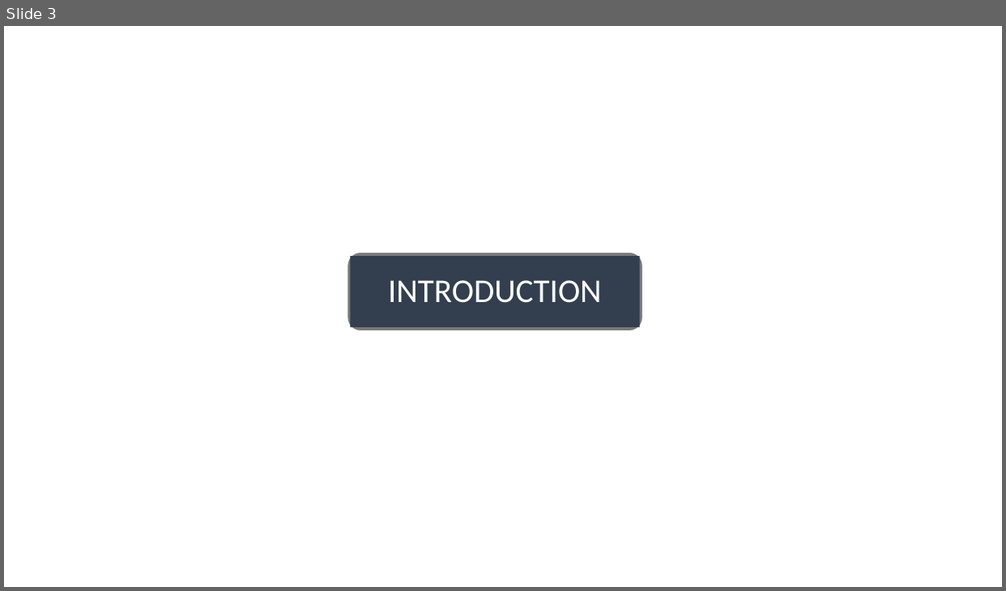
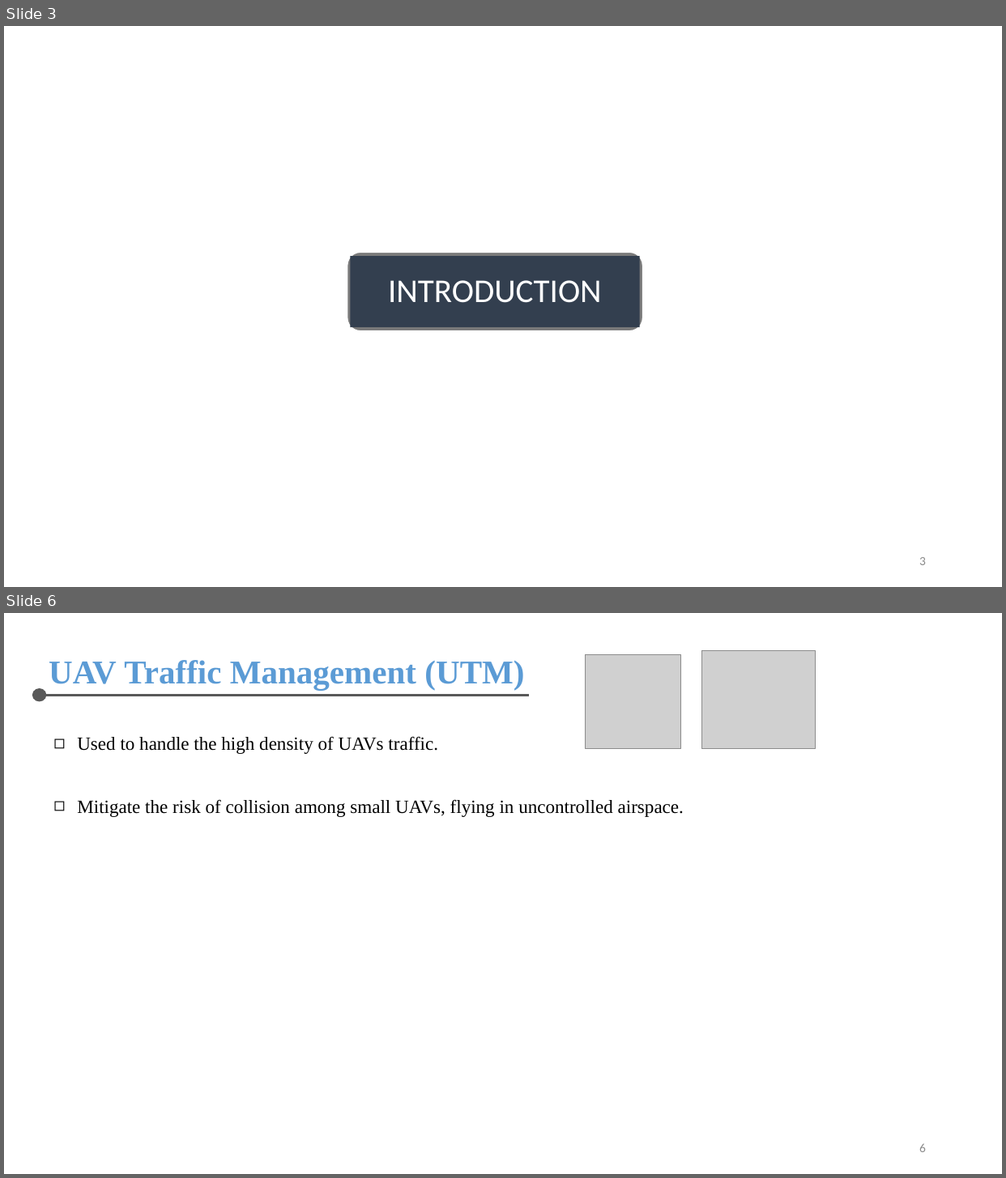
Before and after one commit to chris-nthu/communication, a slide deck: wireless_network/PaperReading/Report.pptx. Shown one above the other, each under a label of ours: slide 3 before the commit, slides 3 and 6 after it; the slides between them are not shown. The pictures are 1006x591 and 1006x1178 pixels, drawn with LibreOffice and Linux fonts; fonts in the diff are those of the drawing; grey boxes stand for pictures. Boxes give left, top, right and bottom in pixels: in the first picture for what was removed or moved away, otherwise in the second. Text is boxed around its words. In the diff, an @@ line names an element or a change of style, - is before the commit and + after.

```diff
--- a/wireless_network/PaperReading/Report.pptx
+++ b/wireless_network/PaperReading/Report.pptx
@@ slide 6 added at (4,613,1002,1174), background #FFFFFF @@
@@ text added at (49,660,524,690), 32 pt, text #5B9BD5, bold @@
+UAV Traffic Management (UTM)
@@ picture added at (585,655,681,749) @@
@@ picture added at (701,650,816,748) @@
@@ ellipse added at (32,688,47,702), fill #595959 @@
@@ line added from (47, 696) to (529, 696), #595959 2 pt @@
@@ text added at (77,736,438,754), 18 pt, text #000000 @@
+◻ Used to handle the high density of UAVs traffic.
@@ text added at (77,799,684,817), 18 pt, text #000000 @@
+◻ Mitigate the risk of collision among small UAVs, flying in uncontrolled airspace.
@@ page number added at (919,1144,926,1152), 12 pt, text #8C8C8C @@
+6
@@ slide 3 changed as well @@
@@ page number added at (919,557,926,565), 12 pt, text #8C8C8C @@
+3
```
Also in this commit, not shown: 7 other slides changed, 8 other slides added, 3 slides removed, 1 other file.
